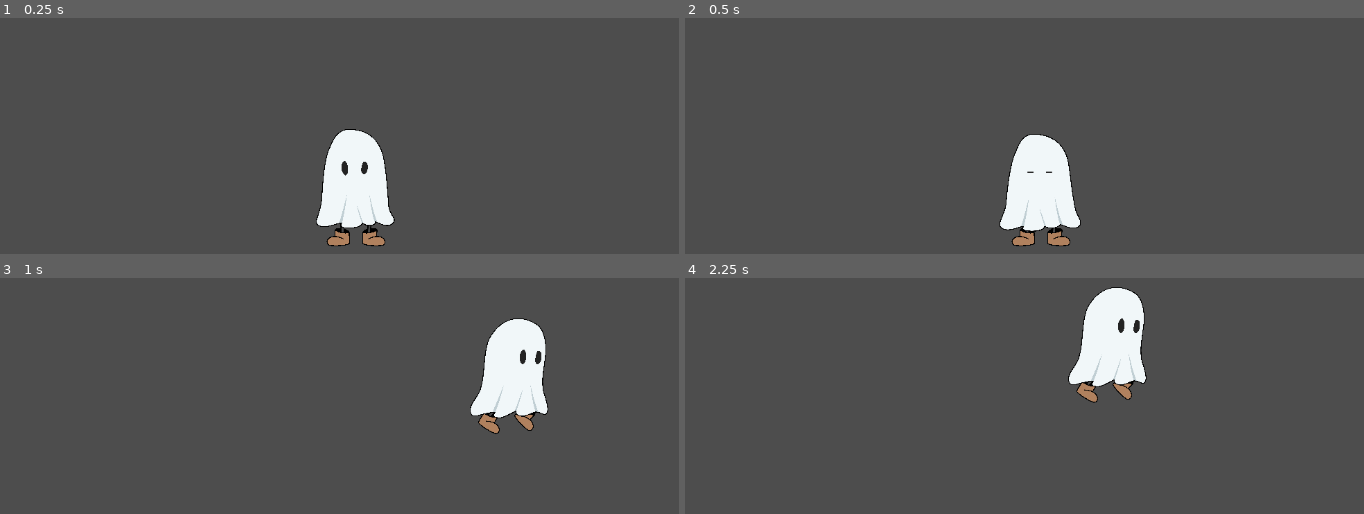
Above: before the commit, frames 1-4 (two rows, left to right).
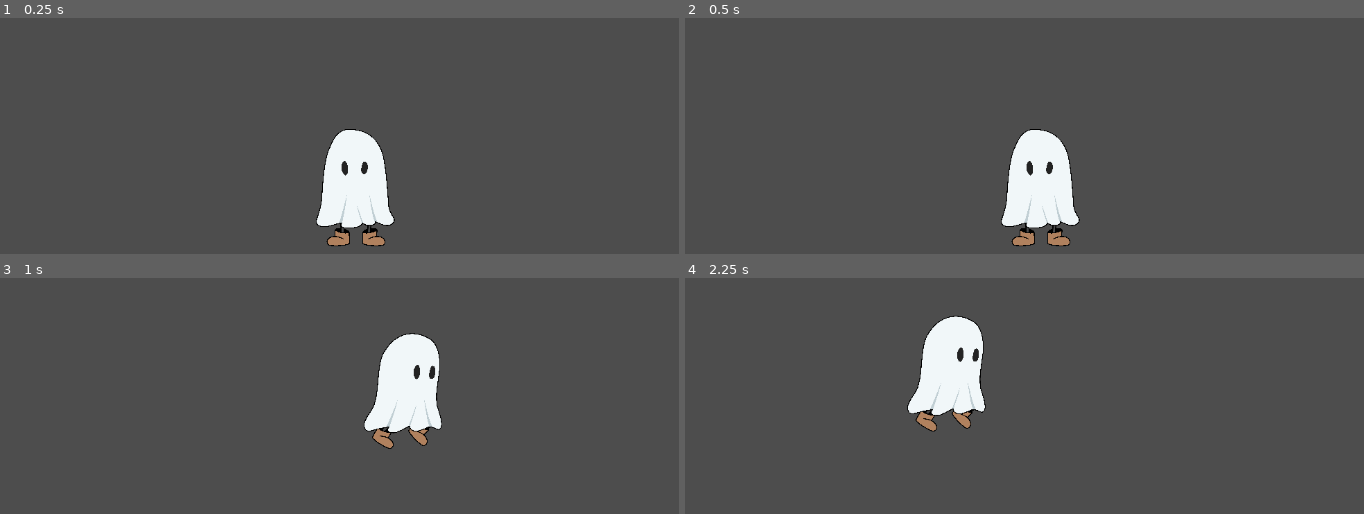
Above: after the commit, the same moments.

Repository: gerlyntan07/Light-Shop_Game
Game: Godot game, scene res://player.tscn
The game is run twice, just before and just after one commit, with the same random seed, the same clock (stepped at 60 frames per second) and the same inputs.
Inputs:
- Up to frame 1 (0.25 s): no input
- Up to frame 2 (0.5 s): no input
- Up to frame 3 (1 s): hold Right (move_right) from 0.53 s (still down); hold Ctrl (crouch, bound only after the commit) from 0.53 s (still down); tap Space (jump) at 0.77, 0.8 s
- Up to frame 4 (2.25 s): tap Space (jump) at 1.07, 1.35, 1.52, 1.82 s; release Right (move_right) at 1.28 s; release Ctrl (crouch, bound only after the commit) at 1.28 s; hold Left (move_left) 1.28-2.03 s; tap Ctrl (crouch, bound only after the commit) at 1.55 s; hold Right (move_right) from 2.03 s (still down); hold Ctrl (crouch, bound only after the commit) from 2.03 s (still down)

Frame 1 is identical in both runs. In frame 2, 0.7% of the frame differs, in the area x 46-59%, y 47-91%; in frame 3, 7.8%, in the area x 53-81%, y 16-73%; in frame 4, 7.8%.

Commit message:
add crouch frames, animation, and script

Diff:
--- a/light-shop/player.gd
+++ b/light-shop/player.gd
@@ -1,13 +1,15 @@
 extends Area2D
 
-@export var SPEED = 500
-@export var JUMP_FORCE = 600
+@export var SPEED = 400
+@export var JUMP_FORCE = 500
 @export var GRAVITY = 1200
 @export var MARGIN = 150  # Added margin for screen boundaries
+@export var CROUCH_SPEED_MULTIPLIER = 0.4  # Reduce speed while crouching
 
 var velocity = Vector2.ZERO
 var screen_size
 var is_jumping = false
+var is_crouch = false
 
 func _ready():
 	screen_size = get_viewport_rect().size
@@ -24,9 +26,17 @@
 	if Input.is_action_pressed("move_left"):
 		input_vector.x -= 1
 
-	# Normalize movement to prevent faster diagonal movement
+	# Apply crouch
+	is_crouch = Input.is_action_pressed("crouch")
+
+	# Adjust speed if crouching
+	var actual_speed = SPEED
+	if is_crouch:
+		actual_speed *= CROUCH_SPEED_MULTIPLIER
+
+	# Normalize movement
 	if input_vector.length() > 0:
-		input_vector = input_vector.normalized() * SPEED
+		input_vector = input_vector.normalized() * actual_speed
 
 	# Apply jump
 	if Input.is_action_just_pressed("jump") and not is_jumping:
@@ -37,27 +47,32 @@
 	velocity.x = input_vector.x
 	position += velocity * delta
 
-	# Check if player is at the bottom of the screen (ground simulation)
+	# Ground collision simulation
 	if position.y >= screen_size.y - MARGIN:
 		is_jumping = false
-		position.y = screen_size.y - MARGIN  # Keep the player above the "ground"
+		position.y = screen_size.y - MARGIN
 
-	# Clamp position to stay inside screen with margin
+	# Clamp to screen
 	position.x = clamp(position.x, MARGIN, screen_size.x - MARGIN)
 	position.y = clamp(position.y, MARGIN, screen_size.y - MARGIN)
 
 	# Handle animations
 	if is_jumping:
-		# Jump animation should have the highest priority
 		if $AnimatedSprite2D.animation != "jump":
 			$AnimatedSprite2D.play("jump")
 		$AnimatedSprite2D.flip_h = velocity.x < 0
+	elif is_crouch:
+		if velocity.x != 0:
+			if $AnimatedSprite2D.animation != "crouch_walk":
+				$AnimatedSprite2D.play("crouch_walk")
+		else:
+			if $AnimatedSprite2D.animation != "crouch":
+				$AnimatedSprite2D.play("crouch")
+		$AnimatedSprite2D.flip_h = velocity.x < 0
 	elif velocity.x != 0:
-		# Only play walk if not jumping
 		if $AnimatedSprite2D.animation != "walk":
 			$AnimatedSprite2D.play("walk")
 		$AnimatedSprite2D.flip_h = velocity.x < 0
 	else:
-		# Idle when not jumping or moving
 		if $AnimatedSprite2D.animation != "idle":
 			$AnimatedSprite2D.play("idle")
--- a/light-shop/player.tscn
+++ b/light-shop/player.tscn
@@ -1,18 +1,48 @@
-[gd_scene load_steps=13 format=3 uid="uid://c2evpsjqyhkif"]
+[gd_scene load_steps=18 format=3 uid="uid://c2evpsjqyhkif"]
 
 [ext_resource type="Texture2D" uid="uid://d1d23smrdktn2" path="res://light shop assets/idle-eyes-opened.png" id="1_4h3ss"]
 [ext_resource type="Script" path="res://player.gd" id="1_m1bqu"]
+[ext_resource type="Texture2D" uid="uid://dvqdatwcjfk6y" path="res://light shop assets/crouch.png" id="2_virxu"]
 [ext_resource type="Texture2D" uid="uid://b3dcudte8blng" path="res://light shop assets/idle-eyes-closed.png" id="3_65xuh"]
 [ext_resource type="Texture2D" uid="uid://d2crxnnf5k4dc" path="res://light shop assets/walk1.png" id="3_jp0db"]
+[ext_resource type="Texture2D" uid="uid://chxtrbge8d1t" path="res://light shop assets/crouch2.png" id="3_u1kbd"]
 [ext_resource type="Texture2D" uid="uid://c71xfucavll2v" path="res://light shop assets/walk2.png" id="4_0fefl"]
+[ext_resource type="Texture2D" uid="uid://c0d2pwblou5r6" path="res://light shop assets/crouch-walk1.png" id="4_7cl4g"]
 [ext_resource type="Texture2D" uid="uid://bongvbhlfnfjc" path="res://light shop assets/jump1.png" id="4_jr7ob"]
 [ext_resource type="Texture2D" uid="uid://0qh7o2gmljur" path="res://light shop assets/walk3.png" id="5_1phur"]
+[ext_resource type="Texture2D" uid="uid://kp74i2g5g0so" path="res://light shop assets/crouch-walk2.png" id="5_hrbsv"]
 [ext_resource type="Texture2D" uid="uid://ckh8cnqwwj6v8" path="res://light shop assets/jump2.png" id="5_xhayl"]
 [ext_resource type="Texture2D" uid="uid://py01eqvb1kj0" path="res://light shop assets/jump3.png" id="6_38xa6"]
+[ext_resource type="Texture2D" uid="uid://btm0eqinvqyam" path="res://light shop assets/crouch-walk3.png" id="6_dmtj2"]
 [ext_resource type="Texture2D" uid="uid://2hjok0srhpnx" path="res://light shop assets/jump4.png" id="7_pqasv"]
 
 [sub_resource type="SpriteFrames" id="SpriteFrames_ss6jg"]
 animations = [{
+"frames": [{
+"duration": 1.0,
+"texture": ExtResource("2_virxu")
+}, {
+"duration": 0.8,
+"texture": ExtResource("3_u1kbd")
+}],
+"loop": true,
+"name": &"crouch",
+"speed": 3.0
+}, {
+"frames": [{
+"duration": 1.0,
+"texture": ExtResource("4_7cl4g")
+}, {
+"duration": 1.0,
+"texture": ExtResource("5_hrbsv")
+}, {
+"duration": 1.0,
+"texture": ExtResource("6_dmtj2")
+}],
+"loop": true,
+"name": &"crouch_walk",
+"speed": 6.0
+}, {
 "frames": [{
 "duration": 1.0,
 "texture": ExtResource("1_4h3ss")
@@ -53,7 +83,7 @@
 }],
 "loop": true,
 "name": &"walk",
-"speed": 6.0
+"speed": 8.0
 }]
 
 [sub_resource type="RectangleShape2D" id="RectangleShape2D_403ri"]
@@ -67,8 +97,8 @@
 [node name="AnimatedSprite2D" type="AnimatedSprite2D" parent="."]
 scale = Vector2(0.09, 0.09)
 sprite_frames = SubResource("SpriteFrames_ss6jg")
-animation = &"jump"
-frame_progress = 0.153338
+animation = &"idle"
+frame_progress = 0.809618
 
 [node name="CollisionShape2D" type="CollisionShape2D" parent="."]
 position = Vector2(6, 4.49997)
--- a/light-shop/project.godot
+++ b/light-shop/project.godot
@@ -42,6 +42,11 @@
 "events": [Object(InputEventKey,"resource_local_to_scene":false,"resource_name":"","device":0,"window_id":0,"alt_presse …(189 unchanged characters)…
 ]
 }
+crouch={
+"deadzone": 0.5,
+"events": [Object(InputEventKey,"resource_local_to_scene":false,"resource_name":"","device":0,"window_id":0,"alt_pressed":false,"shift_pressed":false,"ctrl_pressed":false,"meta_pressed":false,"pressed":false,"keycode":0,"physical_keycode":4194326,"key_label":0,"unicode":0,"location":1,"echo":false,"script":null)
+]
+}
 
 [rendering]
 
Binary file added: light-shop/light shop assets/crouch-walk1.png
Not shown, added: light-shop/light shop assets/crouch-walk1.png.import
Binary file added: light-shop/light shop assets/crouch-walk2.png
Not shown, added: light-shop/light shop assets/crouch-walk2.png.import
Binary file added: light-shop/light shop assets/crouch-walk3.png
Not shown, added: light-shop/light shop assets/crouch-walk3.png.import
Binary file added: light-shop/light shop assets/crouch.png
Not shown, added: light-shop/light shop assets/crouch.png.import
Binary file added: light-shop/light shop assets/crouch2.png
Not shown, added: light-shop/light shop assets/crouch2.png.import
Not shown, changed: light-shop/light shop assets/ghost-character.kra
Not shown, changed: light-shop/light shop assets/ghost-character.kra~
